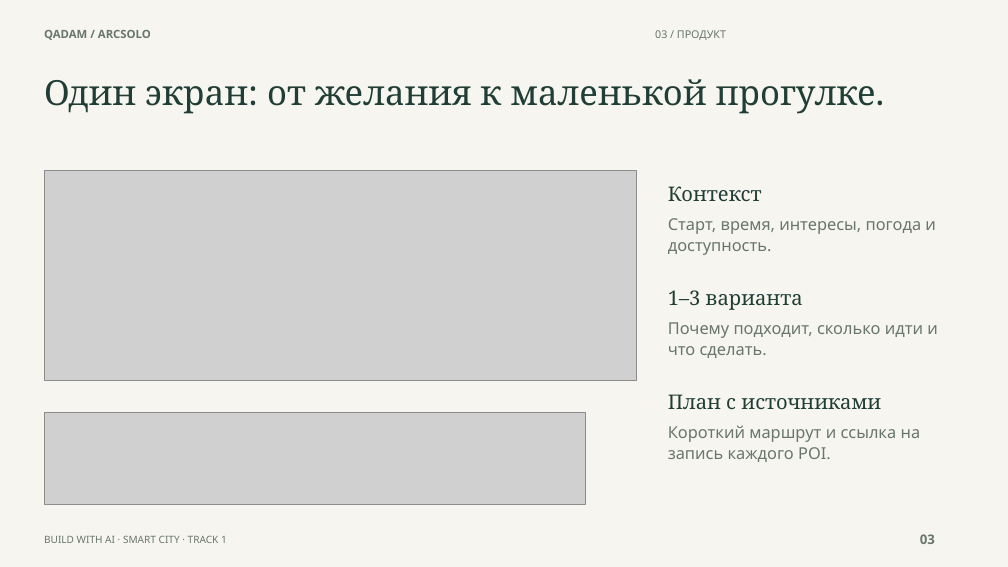
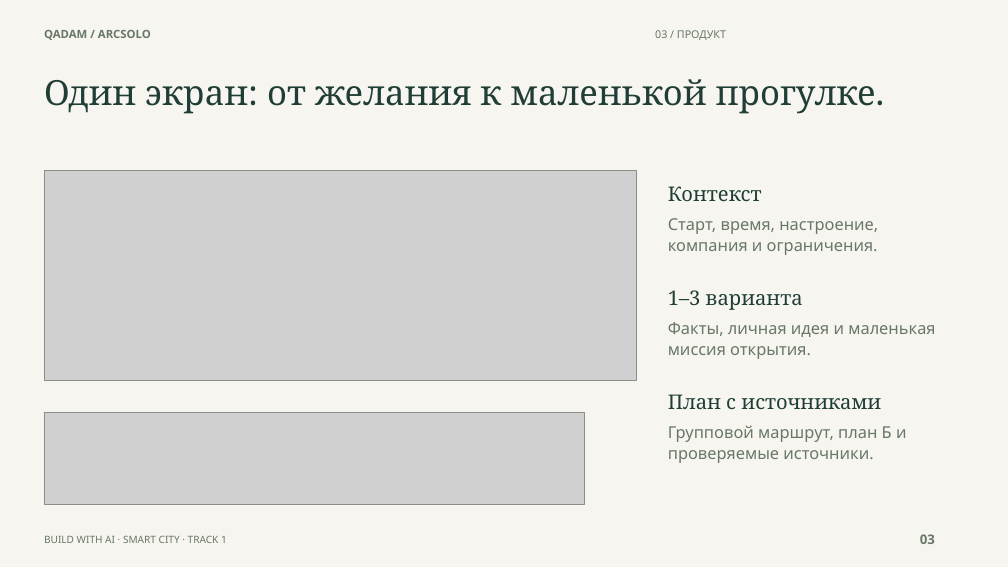
Before and after one commit to Csadow/qadam-astana, a slide deck: slide 3 of presentation/Qadam_ArcSolo_pitch_RU.pptx. Drawn at 1008x567 pixels with LibreOffice and Linux fonts; fonts in the diff are those of the drawing; grey boxes stand for pictures. Boxes give left, top, right and bottom in pixels: in the first picture for what was removed or moved away, otherwise in the second. Text is boxed around its words. In the diff, an @@ line names an element or a change of style, - is before the commit and + after.

```diff
--- a/presentation/Qadam_ArcSolo_pitch_RU.pptx
+++ b/presentation/Qadam_ArcSolo_pitch_RU.pptx
@@ text at (x1=668, y1=218, x2=878, y2=255): text changed @@
-Старт, время, интересы, погода и
-доступность.
+Старт, время, настроение,
+компания и ограничения.
@@ text at (x1=668, y1=322, x2=935, y2=359): text changed @@
-Почему подходит, сколько идти и
-что сделать.
+Факты, личная идея и маленькая
+миссия открытия.
@@ text at (x1=668, y1=425, x2=907, y2=463): text changed @@
-Короткий маршрут и ссылка на
-запись каждого POI.
+Групповой маршрут, план Б и
+проверяемые источники.
```
Also in this commit, not shown: 8 other slides changed, 1 slide added, 53 other files.
